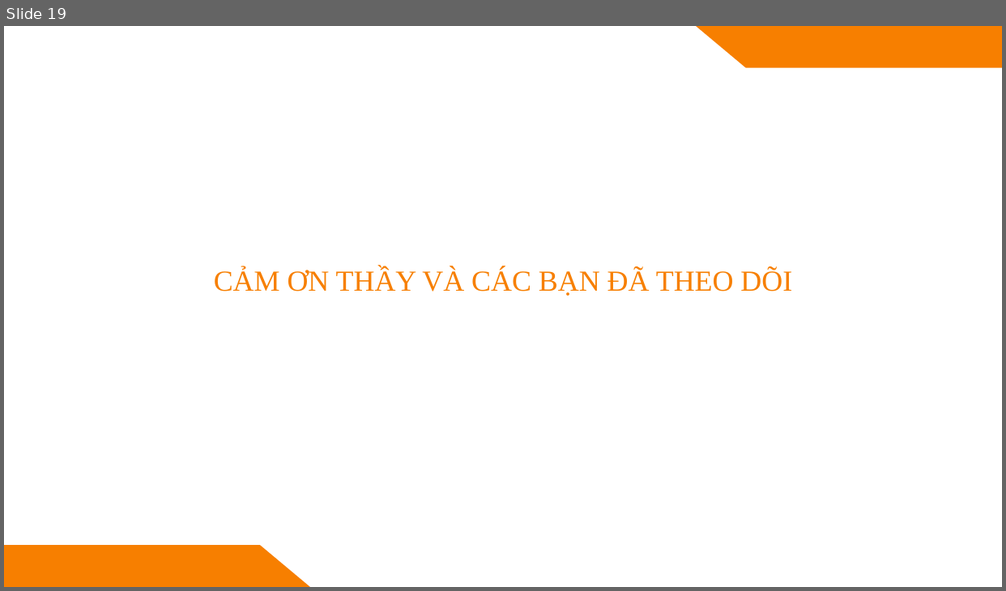
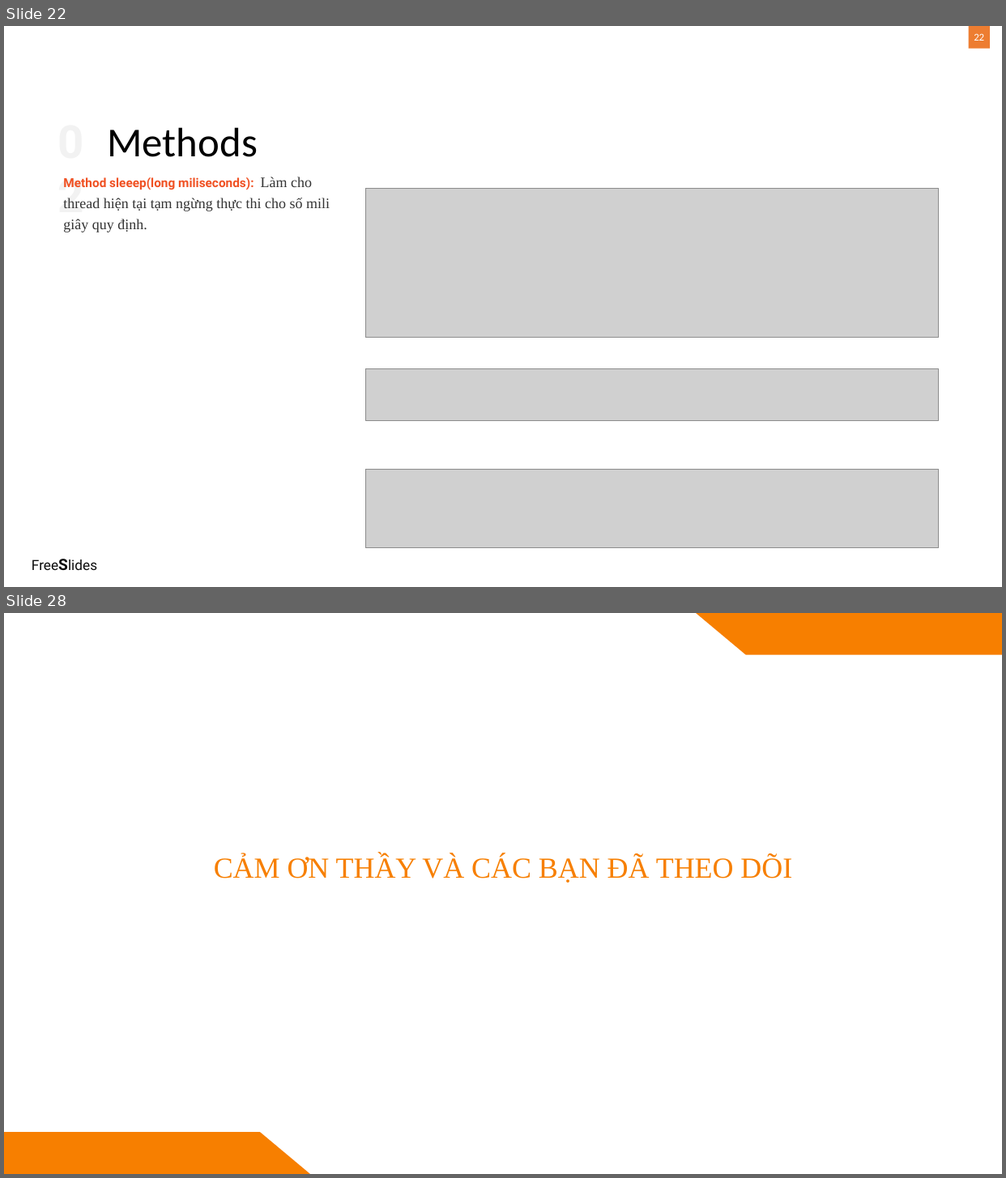
Before and after one commit to tingold0501/Nhom5_GiuaKy_AOOP, a slide deck: Bài thuyết trình.pptx. Shown one above the other, each under a label of ours: slide 19 before the commit, slides 22 and 28 after it; the slides between them are not shown. The pictures are 1006x591 and 1006x1178 pixels, drawn with LibreOffice and Linux fonts; fonts in the diff are those of the drawing; grey boxes stand for pictures. Boxes give left, top, right and bottom in pixels: in the first picture for what was removed or moved away, otherwise in the second. Text is boxed around its words. In the diff, an @@ line names an element or a change of style, - is before the commit and + after.

```diff
--- a/Bài thuyết trình.pptx
+++ b/Bài thuyết trình.pptx
@@ slide 22 added at [4, 26, 1002, 587], background #FFFFFF @@
@@ rectangle added at [968, 26, 990, 49], fill #ED7D31 @@
@@ page number added at [974, 33, 984, 41], 10 pt, text #FFFFFF @@
+22
@@ text added at [57, 110, 108, 169], 44 pt, text #F2F2F2, bold @@
+02
@@ title added at [108, 127, 258, 157], 39.6 pt, text #000000 @@
+Methods
@@ text added at [63, 177, 330, 233], 14 pt, text #333333 @@
+Method sleeep(long miliseconds): Làm cho thread hiện tại tạm ngừng thực thi cho số mili giây quy định.
@@ picture added at [365, 189, 939, 338] @@
@@ picture added at [365, 369, 939, 420] @@
@@ picture added at [365, 469, 939, 548] @@
@@ text added at [29, 553, 127, 575], 13.5 pt, text #0D0D0D @@
+FreeSlides
@@ what was slide 19 is now slide 28 @@
```
Also in this commit, not shown: 1 slide changed, 8 other slides added, 6 other files.
